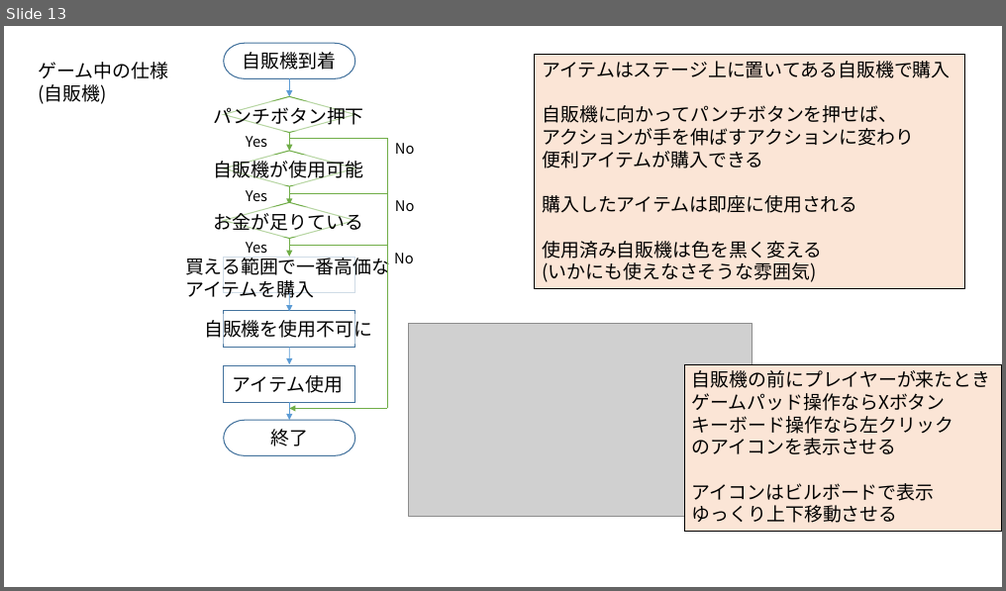
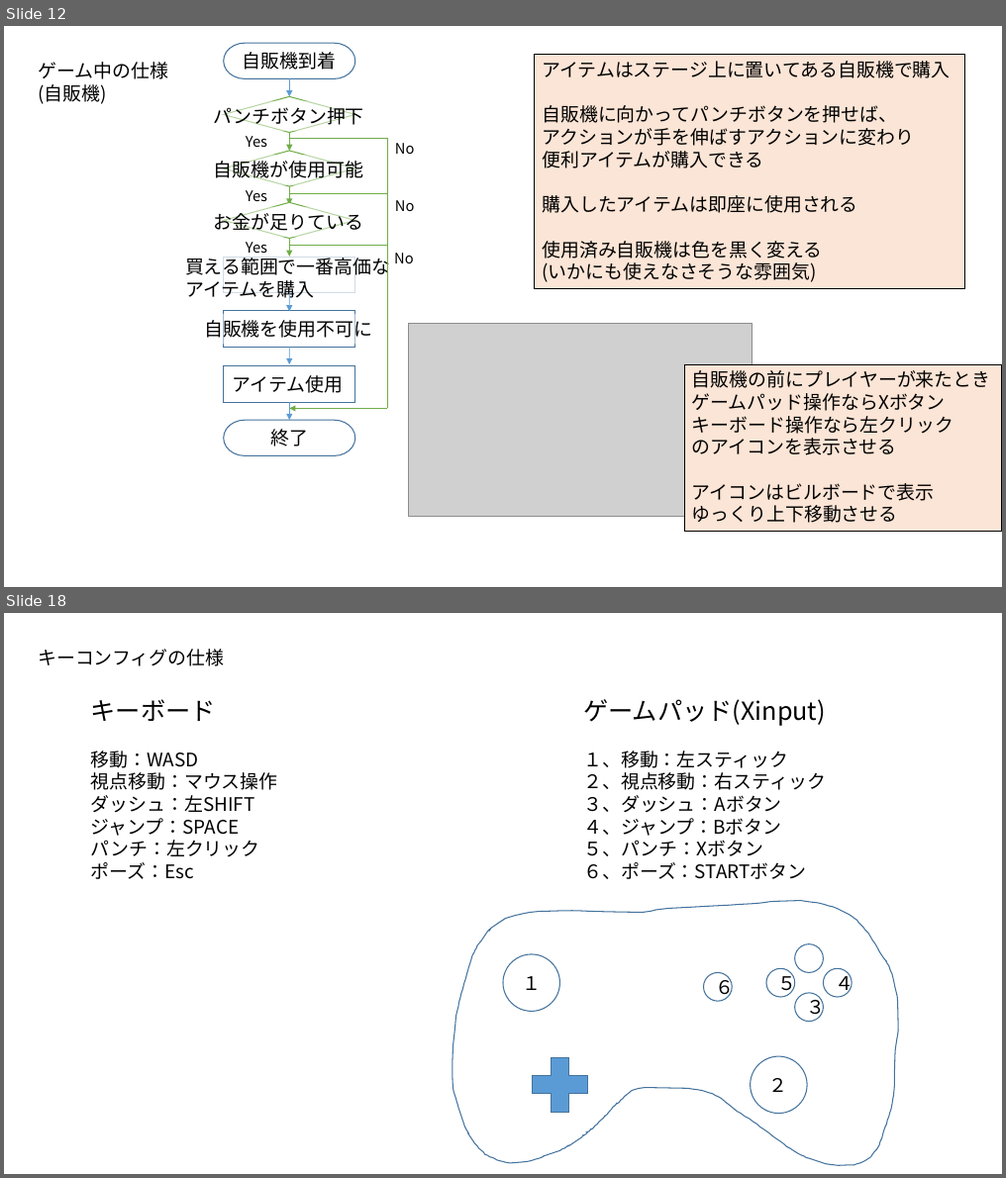
Before and after one commit to RenMitsuhashi/ToiletGame, a slide deck: 先トイ_仕様書.pptx. Shown one above the other, each under a label of ours: slide 13 before the commit, slides 12 and 18 after it; the slides between them are not shown. The pictures are 1006x591 and 1006x1178 pixels, drawn with LibreOffice and Linux fonts; fonts in the diff are those of the drawing; grey boxes stand for pictures. Boxes give left, top, right and bottom in pixels: in the first picture for what was removed or moved away, otherwise in the second. Text is boxed around its words. In the diff, an @@ line names an element or a change of style, - is before the commit and + after.

```diff
--- a/先トイ_仕様書.pptx
+++ b/先トイ_仕様書.pptx
@@ slide 18 added at <box>4,613,1002,1174</box>, background #FFFFFF @@
@@ text added at <box>38,649,224,666</box>, 18 pt, text #000000 @@
+キーコンフィグの仕様
@@ text added at <box>91,699,278,879</box>, 18 pt, text #000000 @@
+キーボード
+移動：WASD
+視点移動：マウス操作
+ダッシュ：左SHIFT
+ジャンプ：SPACE
+パンチ：左クリック
+ポーズ：Esc
@@ text added at <box>583,699,826,879</box>, 18 pt, text #000000 @@
+ゲームパッド(Xinput)
+１、移動：左スティック
+２、視点移動：右スティック
+３、ダッシュ：Aボタン
+４、ジャンプ：Bボタン
+５、パンチ：Xボタン
+６、ポーズ：STARTボタン
@@ freeform shape added at <box>452,900,899,1165</box>, outline #43739E 1 pt @@
@@ ellipse added at <box>503,955,560,1011</box>, fill #FFFFFF, outline #43739E 1 pt, 18 pt, text #000000 @@
+１
@@ ellipse added at <box>766,968,795,997</box>, fill #FFFFFF, outline #43739E 1 pt, 18 pt, text #000000 @@
+５
@@ ellipse added at <box>795,945,824,973</box>, fill #FFFFFF, outline #43739E 1 pt @@
@@ ellipse added at <box>824,968,852,997</box>, fill #FFFFFF, outline #43739E 1 pt, 18 pt, text #000000 @@
+４
@@ ellipse added at <box>704,973,733,1001</box>, fill #FFFFFF, outline #43739E 1 pt, 18 pt, text #000000 @@
+６
@@ ellipse added at <box>795,993,824,1022</box>, fill #FFFFFF, outline #43739E 1 pt, 18 pt, text #000000 @@
+３
@@ plus sign added at <box>523,1048,597,1122</box>, fill #5B9BD5, outline #43739E 1 pt @@
@@ ellipse added at <box>750,1057,807,1114</box>, fill #FFFFFF, outline #43739E 1 pt, 18 pt, text #000000 @@
+２
@@ what was slide 13 is now slide 12 @@
```
Also in this commit, not shown: 5 slides changed, 5 other slides added, 1 slide removed, 5 other files.
